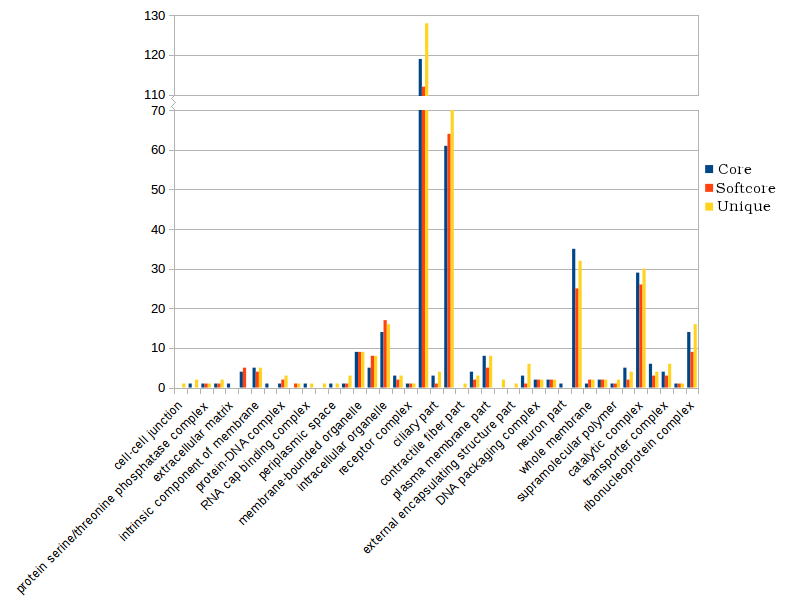
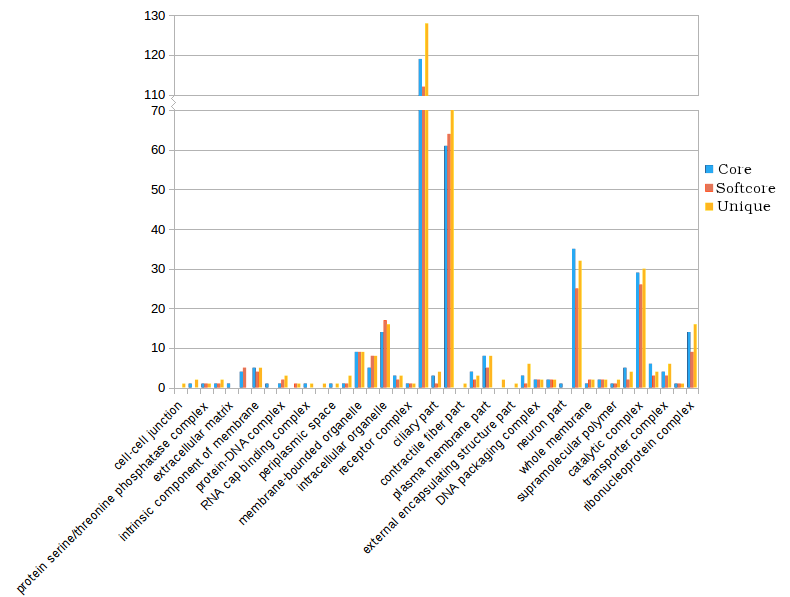
The second w=790, h=597 image is a revision of the first. Changes to its layers:
removed layer "Pasted Layer" over [706, 165, 713, 210]
painted on "Pan-gosum2-cell-graph.png" over [183, 24, 713, 387]
